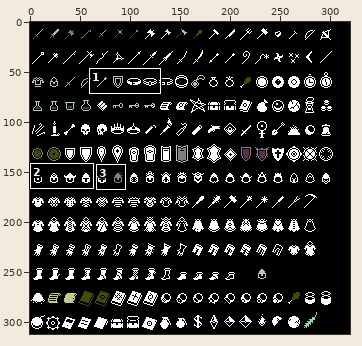
Edited in one commit: pixel-art file (Art/Items.aseprite). Above, an overview of the earlier version with the close-up marked.
Close-up. As it was:
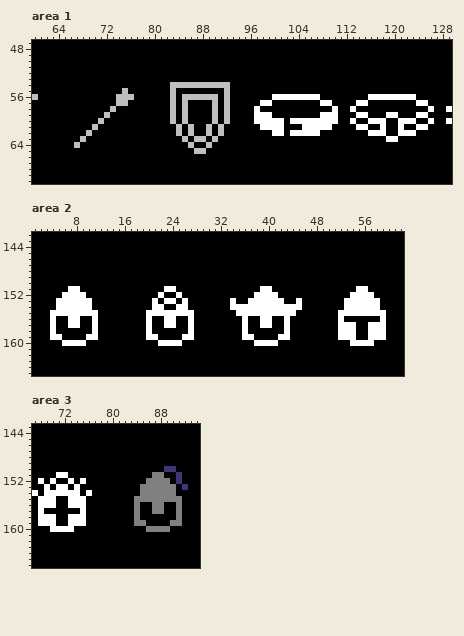
320x312 pixels, 1 frame. Shown: area 1: x 60..129, y 47..70; area 2: x 1..62, y 142..165; area 3: x 67..94, y 143..166.
The result:
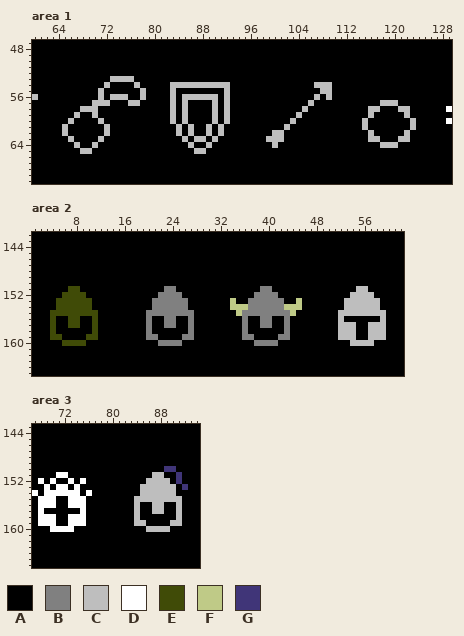
Palette (. is transparent): A #000000  B #808080  C #bebebe  D #ffffff  E #404b07  F #bfca87  G #403578
What changed:
--- area 1
@@ x 60..129 @@
 52 AAAAAAAAAAAAAAAAAAAAAAAAAAAAAAAAAAAAAAAAAAAAAAAAAAAAAAAAAAAAAAAAAAAAAA
-53 AAAAAAAAAAAAAAAAAAAAAAAAAAAAAAAAAAAAAAAAAAAAAAAAAAAAAAAAAAAAAAAAAAAAAA
-54 AAAAAAAAAAAAAAAAAAAAAAACCCCCCCCCCAAAAAAAAAAAAAAAAAAAAAAAAAAAAAAAAAAAAA
-55 AAAAAAAAAAAAAAACAAAAAAACAAAAAAAACAAAAAAAAAAAAAAAAAAAAAAAAAAAAAAAAAAAAA
-56 CAAAAAAAAAAAAACCCAAAAAACACCCCCCACAAAAAAADDDDDDDDAAAAAAAADDDDDDDDAAAAAA
-57 AAAAAAAAAAAAAACCAAAAAAACACAAAACACAAAAADDAAAAAAAADDAAAADDAAAAAAAADDAAAA
-58 AAAAAAAAAAAAACAAAAAAAAACACAAAACACAAAADAAAAAAAAAAAADAADAAAAAAAAAAAADAAD
-59 AAAAAAAAAAAACAAAAAAAAAACACAAAACACAAAADDDAAAAAAAADDDAAADDAAADDAAADDAAAA
-60 AAAAAAAAAAACAAAAAAAAAAACACAAAACACAAAADDDDDADDDDDDDDAADAADDDAADDDAADAAD
-61 AAAAAAAAAACAAAAAAAAAAAAACACAACACAAAAAADDDDAAADDDDDAAAADDAADAADAADDAAAA
-62 AAAAAAAAACAAAAAAAAAAAAAACACAACACAAAAAAAADDADDDDDAAAAAAAADDDAADDDAAAAAA
-63 AAAAAAAACAAAAAAAAAAAAAAAACACCACAAAAAAAAAAAAAAAAAAAAAAAAAAAADDAAAAAAAAA
-64 AAAAAAACAAAAAAAAAAAAAAAAAACAACAAAAAAAAAAAAAAAAAAAAAAAAAAAAAAAAAAAAAAAA
-65 AAAAAAAAAAAAAAAAAAAAAAAAAAACCAAAAAAAAAAAAAAAAAAAAAAAAAAAAAAAAAAAAAAAAA
+53 AAAAAAAAAAAAACCCCAAAAAAAAAAAAAAAAAAAAAAAAAAAAAAAAAAAAAAAAAAAAAAAAAAAAA
+54 AAAAAAAAAAAACAAAACAAAAACCCCCCCCCCAAAAAAAAAAAAAACCCAAAAAAAAAAAAAAAAAAAA
+55 AAAAAAAAAAACAAAAAACAAAACAAAAAAAACAAAAAAAAAAAAAAACCAAAAAAAAAAAAAAAAAAAA
+56 CAAAAAAAAAACACCCAACAAAACACCCCCCACAAAAAAAAAAAAAACACAAAAAAAAAAAAAAAAAAAA
+57 AAAAAAAAAACCCAAACCAAAAACACAAAACACAAAAAAAAAAAAACAAAAAAAAAAACCCAAAAAAAAA
+58 AAAAAAAACCCAAAAAAAAAAAACACAAAACACAAAAAAAAAAAACAAAAAAAAAACCAAACCAAAAAAD
+59 AAAAAAACAACAAAAAAAAAAAACACAAAACACAAAAAAAAAAACAAAAAAAAAAACAAAAACAAAAAAA
+60 AAAAAACAAAACAAAAAAAAAAACACAAAACACAAAAAAAAAACAAAAAAAAAAACAAAAAAACAAAAAD
+61 AAAAACAAAAAACAAAAAAAAAAACACAACACAAAAAAAAAACAAAAAAAAAAAACAAAAAAACAAAAAA
+62 AAAAACAAAAAACAAAAAAAAAAACACAACACAAAAAAAACCAAAAAAAAAAAAAACAAAAACAAAAAAA
+63 AAAAAACAAAACAAAAAAAAAAAAACACCACAAAAAAAACCCAAAAAAAAAAAAAACCAAACCAAAAAAA
+64 AAAAAAACAACAAAAAAAAAAAAAAACAACAAAAAAAAAACAAAAAAAAAAAAAAAAACCCAAAAAAAAA
+65 AAAAAAAACCAAAAAAAAAAAAAAAAACCAAAAAAAAAAAAAAAAAAAAAAAAAAAAAAAAAAAAAAAAA
 66 AAAAAAAAAAAAAAAAAAAAAAAAAAAAAAAAAAAAAAAAAAAAAAAAAAAAAAAAAAAAAAAAAAAAAA
--- area 2
@@ x 1..62 @@
 150 AAAAAAAAAAAAAAAAAAAAAAAAAAAAAAAAAAAAAAAAAAAAAAAAAAAAAAAAAAAAAA
-151 AAAAAADDAAAAAAAAAAAAAADDAAAAAAAAAAAAAADDAAAAAAAAAAAAAADDAAAAAA
-152 AAAAADDDDAAAAAAAAAAAADAADAAAAAAAAAAAADDDDAAAAAAAAAAAADDDDAAAAA
-153 AAAADDDDDDAAAAAAAAAADADDADAAAAAAADAADDDDDDAADAAAAAAADDDDDDAAAA
-154 AAAADDDDDDAAAAAAAAAADDAADDAAAAAAADDDDDDDDDDDDAAAAAAADDDDDDAAAA
-155 AAADDDDDDDDAAAAAAAADDDDDDDDAAAAAAADDDDDDDDDDAAAAAAADDDDDDDDAAA
-156 AAADAADDAADAAAAAAAADAADDAADAAAAAAAADAADDAADAAAAAAAADAAAAAADAAA
-157 AAADAADDAADAAAAAAAADAADDAADAAAAAAAADAADDAADAAAAAAAADDDAADDDAAA
-158 AAADAAAAAADAAAAAAAADAAAAAADAAAAAAAADAAAAAADAAAAAAAADDDAADDDAAA
-159 AAADDAAAADDAAAAAAAADDAAAADDAAAAAAAADDAAAADDAAAAAAAADDDAADDDAAA
-160 AAAAADDDDAAAAAAAAAAAADDDDAAAAAAAAAAAADDDDAAAAAAAAAAAADDDDAAAAA
+151 AAAAAAEEAAAAAAAAAAAAAABBAAAAAAAAAAAAAABBAAAAAAAAAAAAAACCAAAAAA
+152 AAAAAEEEEAAAAAAAAAAAABBBBAAAAAAAAAAAABBBBAAAAAAAAAAAACCCCAAAAA
+153 AAAAEEEEEEAAAAAAAAAABBBBBBAAAAAAAFAABBBBBBAAFAAAAAAACCCCCCAAAA
+154 AAAAEEEEEEAAAAAAAAAABBBBBBAAAAAAAFFFBBBBBBFFFAAAAAAACCCCCCAAAA
+155 AAAEEEEEEEEAAAAAAAABBBBBBBBAAAAAAAFBBBBBBBBFAAAAAAACCCCCCCCAAA
+156 AAAEAAEEAAEAAAAAAAABAABBAABAAAAAAAABAABBAABAAAAAAAACAAAAAACAAA
+157 AAAEAAEEAAEAAAAAAAABAABBAABAAAAAAAABAABBAABAAAAAAAACCCAACCCAAA
+158 AAAEAAAAAAEAAAAAAAABAAAAAABAAAAAAAABAAAAAABAAAAAAAACCCAACCCAAA
+159 AAAEEAAAAEEAAAAAAAABBAAAABBAAAAAAAABBAAAABBAAAAAAAACCCAACCCAAA
+160 AAAAAEEEEAAAAAAAAAAAABBBBAAAAAAAAAAAABBBBAAAAAAAAAAAACCCCAAAAA
 161 AAAAAAAAAAAAAAAAAAAAAAAAAAAAAAAAAAAAAAAAAAAAAAAAAAAAAAAAAAAAAA
--- area 3
@@ x 82..93 @@
 150 AAAAAAAGGAAA
-151 AAAAABBAAGAA
-152 AAAABBBBAGAA
-153 AAABBBBBBAGA
-154 AAABBBBBBAAA
-155 AABBBBBBBBAA
-156 AABAABBAABAA
-157 AABAABBAABAA
-158 AABAAAAAABAA
-159 AABBAAAABBAA
-160 AAAABBBBAAAA
+151 AAAAACCAAGAA
+152 AAAACCCCAGAA
+153 AAACCCCCCAGA
+154 AAACCCCCCAAA
+155 AACCCCCCCCAA
+156 AACAACCAACAA
+157 AACAACCAACAA
+158 AACAAAAAACAA
+159 AACCAAAACCAA
+160 AAAACCCCAAAA
 161 AAAAAAAAAAAA
Boxes around the changes in both close-ups, in picture pixels (x1, y1, x2, y2):
changed: (62, 76, 146, 154)
changed: (254, 82, 434, 148)
changed: (50, 286, 98, 346)
changed: (146, 286, 194, 346)
changed: (230, 286, 302, 346)
changed: (338, 286, 386, 346)
changed: (134, 472, 182, 532)
